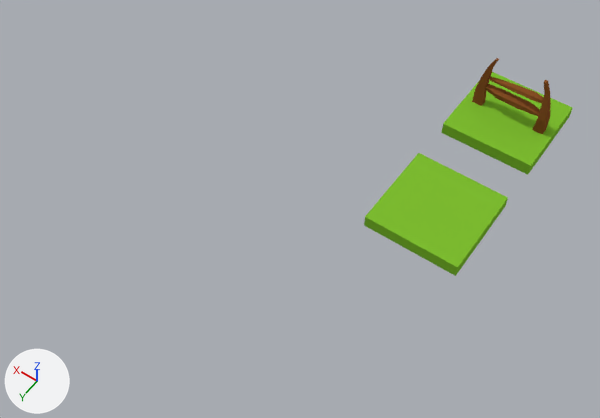
Two versions of the Blender file Assets/BlenderMaterials/Tiles.blend, one commit apart.
Rendered twice from a camera (50 mm lens) standing at (-7.6, 12.56, 12.76) and looking at (-1.61, 4.17, -0.42). The lights are fixed; the arrows at lower left show +X, +Y and +Z.

The first picture shows 'PlainTile', 'TilewFence'.
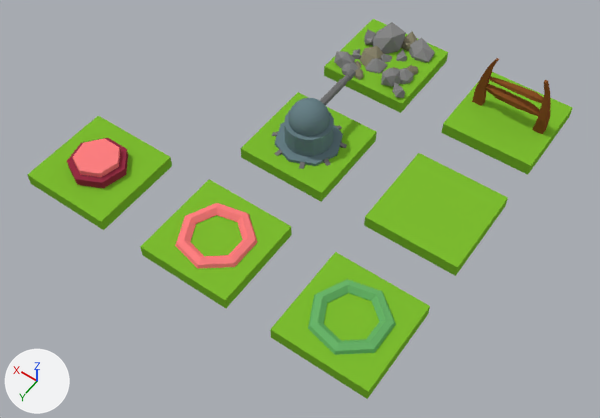
Pixel boxes (x1, y1, x2, y2) of what changed, in the pictures (600 x 418 px):
'StartTile', added (green): after (270, 252, 430, 399)
'EndTile', added (green): after (140, 179, 292, 308)
'ActivatorTile', added (green): after (27, 116, 172, 230)
'Spike', added: after (324, 19, 448, 113)
'TurretTile', added (green): after (240, 92, 377, 202)
'Turrent', added (cyan): after (272, 69, 356, 169)
'StartRing', added (green): after (308, 279, 396, 355)
'EndRing', added (red): after (175, 203, 257, 269)
'Cylinder', added (red): after (67, 138, 128, 188)

Patch to the scene script:
```diff
--- a/Assets/BlenderMaterials/Tiles.blend.py
+++ b/Assets/BlenderMaterials/Tiles.blend.py
@@ ob_spike @@
+ob_spike = bpy.data.objects.new('Spike', me_spike)  # 236 vertices, 386 faces; spans x -1.0..1.0, y -1.0..1.0, z -0.26..2.33; in mat_floormat (its picture is missing), mat_spikemat (grey #888888), mat_spikemat2 (yellow #8c8770)
+ob_spike.location = (-1.0, 0.0, 0.0)
+ob_spike.scale = (1.0, 1.0, 0.3)
@@ ob_endring @@
+ob_endring = bpy.data.objects.new('EndRing', me_torus)  # 49 vertices, 49 faces; spans x -0.586..0.65, y -0.634..0.634, z -0.127..0.127; in mat_endringmat (pink #ff8081)
+ob_endring.parent = ob_endtile
+ob_endring.location = (-1.0, 6.0, 0.152)
+ob_endring.scale = (1.24, 1.24, 1.24)
@@ ob_endtile @@
+ob_endtile = bpy.data.objects.new('EndTile', me_tilewgate.copy())  # the mesh of ob_plaintile
+ob_endtile.location = (-1.0, 6.0, 0.0)
+ob_endtile.scale = (1.0, 1.0, 0.3)
@@ ob_startring @@
+ob_startring = bpy.data.objects.new('StartRing', me_torus_001)  # 49 vertices, 49 faces; spans x -0.586..0.65, y -0.634..0.634, z -0.127..0.127; in mat_startringmat (green #6ab46a)
+ob_startring.parent = ob_starttile
+ob_startring.location = (-4.0, 6.0, 0.152)
+ob_startring.scale = (1.24, 1.24, 1.24)
@@ ob_starttile @@
+ob_starttile = bpy.data.objects.new('StartTile', me_tilewgate.copy())  # the mesh of ob_plaintile
+ob_starttile.location = (-4.0, 6.0, 0.0)
+ob_starttile.scale = (1.0, 1.0, 0.3)
@@ ob_activatortile @@
+ob_activatortile = bpy.data.objects.new('ActivatorTile', me_tilewgate.copy())  # the mesh of ob_plaintile
+ob_activatortile.location = (2.0, 6.0, 0.0)
+ob_activatortile.scale = (1.0, 1.0, 0.3)
@@ ob_turrent @@
+ob_turrent = bpy.data.objects.new('Turrent', me_plaintile)  # 664 vertices, 646 faces; spans x -1.0..1.0, y -1.19..1.06, z -2.31..1.9; in mat_turretmat (cyan #6a8289), mat_stillturretmat (grey #747474)
+ob_turrent.parent = ob_turrettile
+ob_turrent.location = (-1.003, 2.94, 0.562)
+ob_turrent.scale = (1.2, 1.2, 0.361)
@@ ob_turrettile @@
+ob_turrettile = bpy.data.objects.new('TurretTile', me_tilewgate.copy())  # the mesh of ob_plaintile
+ob_turrettile.location = (-1.0, 3.0, 0.0)
+ob_turrettile.scale = (1.0, 1.0, 0.3)
@@ ob_cylinder @@
+ob_cylinder = bpy.data.objects.new('Cylinder', me_cylinder_006)  # a 7-sided cylinder along z spanning x -0.59..0.59, y -0.55..0.61, z -0.5..0.5, material slot 1; a 7-sided cylinder along z spanning x -0.46..0.46, y -0.43..0.47, z 0.28..1.05, material slot 0; in mat_endringmat (pink #ff8081), mat_activatormat (red #963146)
+ob_cylinder.location = (2.0, 6.0, 0.28)
+ob_cylinder.scale = (1.0, 1.0, 0.21)
```
